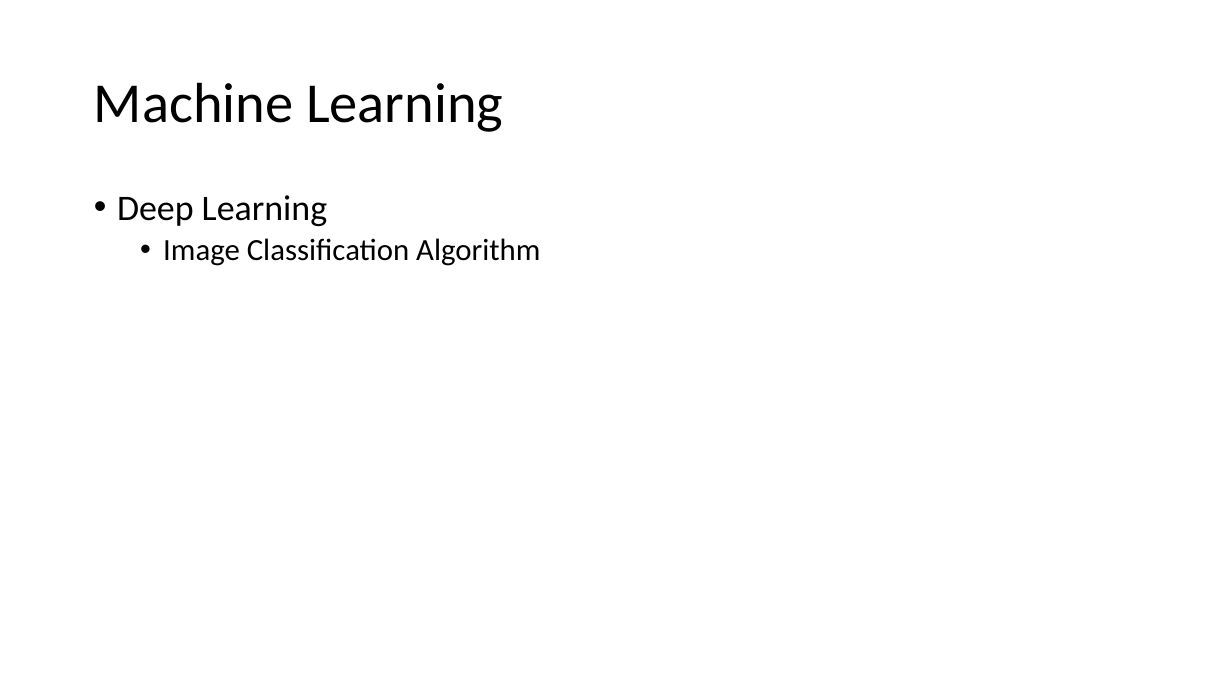
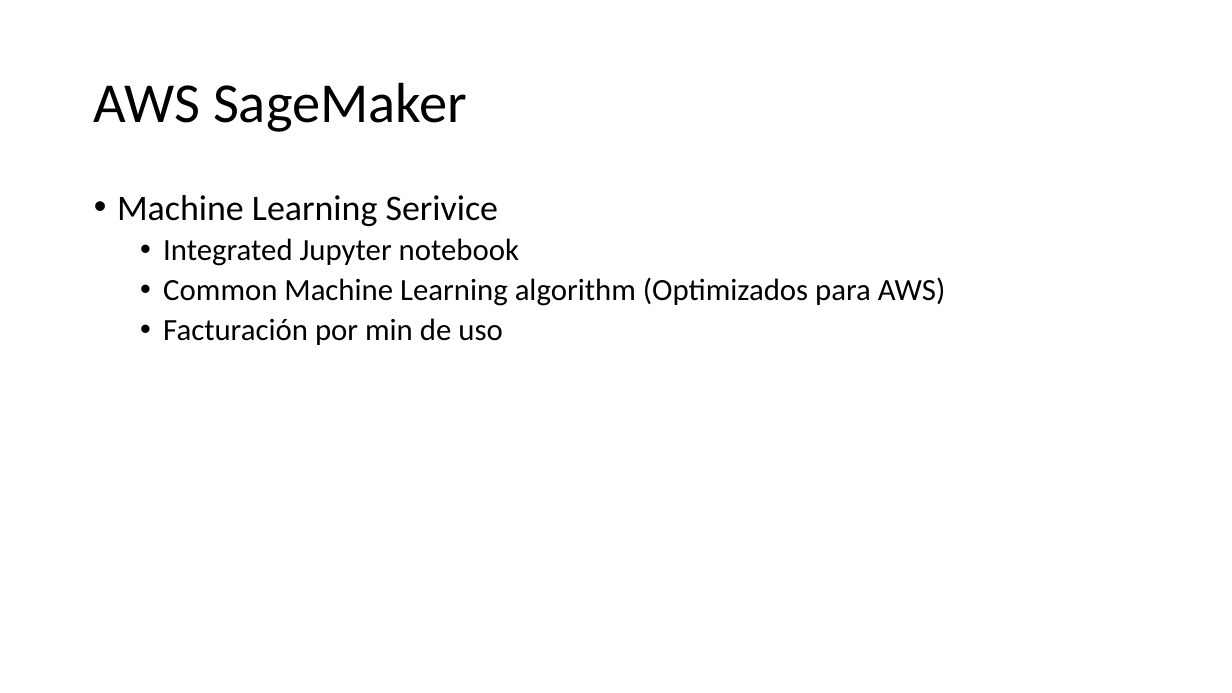
Before and after one commit to jamp00/Image-Clasification, a slide deck: slide 8 of Image clasification multilabel.pptx (slide 5 before the commit). Drawn at 1232x693 pixels with LibreOffice and Linux fonts; fonts in the diff are those of the drawing; background and template pictures are left out. Boxes give left, top, right and bottom in pixels: in the first picture for what was removed or moved away, otherwise in the second. Text is boxed around its words. In the diff, an @@ line names an element or a change of style, - is before the commit and + after.

```diff
--- a/Image clasification multilabel.pptx
+++ b/Image clasification multilabel.pptx
@@ title at (94,82,467,132): text changed @@
-Machine Learning
+AWS SageMaker
@@ text at (117,195,945,345): text changed @@
-• Deep Learning
-  • Image Classification Algorithm
+• Machine Learning Serivice
+  • Integrated Jupyter notebook
+  • Common Machine Learning algorithm (Optimizados para AWS)
+  • Facturación por min de uso
```
Also in this commit, not shown: 3 other slides changed, 4 slides added, 1 slide removed.
